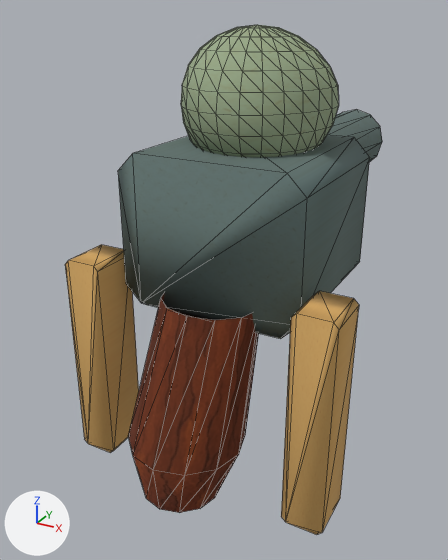
A saved change to the glTF model native/assets/style3d/weapon_ice-turret.glb.
Camera for both pictures: a 50 mm lens placed at (0.426, -0.756, 0.383), pointed at (-0.068, 0.141, -0.066). Every picture has the same lights, and +X, +Y and +Z are marked at lower left. The picture after the commit comes second. Mesh edges are drawn as thin lines. Where no turn or scale is listed for an object, it has been applied to the vertices. Vertices at exactly the same position are counted once.

Objects in the first picture: 'FoldedLeg-1', 'FoldedLeg1', 'FoldedTurretBody', 'Grip', 'TurretBarrel', 'TurretSensor'.
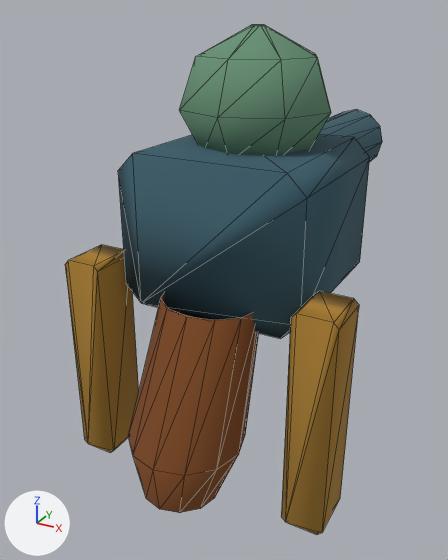
The edits, one by one:
Material 'Paint_395c69_0' (mat_paint_395c69_0) is new.
Its base color is (0.0409, 0.107, 0.141) (dark cyan #395c69).
Its roughness is 1.0.
Material 'Paint_689276_0' (mat_paint_689276_0) is new.
Its base color is (0.138, 0.287, 0.181) (green #689276).
Its roughness is 1.0.
Material 'Paint_a97e30_0' (mat_paint_a97e30_0) is new.
Its base color is (0.397, 0.209, 0.0296) (brown #a97e30).
Its roughness is 1.0.
Material 'Paint_804a20_1' (mat_paint_804a20_1) is new.
Its base color is (0.216, 0.0685, 0.0144) (brown #804a20).
Its roughness is 1.0.
me_grip has 36 vertices, 48 faces and spans x -0.09..0.09, y -0.19..0.05, z -0.3..-0.02.
me_grip no longer uses material mat_paint_a47a59_1.
me_grip gains material mat_paint_804a20_1 (brown #804a20).
me_foldedturretbody has 16 vertices, 28 faces and spans x -0.15..0.15, y -0.135..0.135, z -0.12..0.12.
me_foldedturretbody no longer uses material mat_paint_637d87_0.
me_foldedturretbody gains material mat_paint_395c69_0 (dark cyan #395c69).
me_foldedleg_1 has 16 vertices, 28 faces and spans x -0.032..0.032, y -0.04..0.04, z -0.175..0.175.
me_foldedleg_1 no longer uses material mat_paint_d9b77a_0.
me_foldedleg_1 gains material mat_paint_a97e30_0 (brown #a97e30).
me_foldedleg1 has 16 vertices, 28 faces and spans x -0.032..0.032, y -0.04..0.04, z -0.175..0.175.
me_foldedleg1 no longer uses material mat_paint_d9b77a_0.
me_foldedleg1 gains material mat_paint_a97e30_0 (brown #a97e30).
me_turretsensor is used by ob_turretsensor; location (0.0, 0.0, 0.0).
me_turretsensor had 279 vertices, 552 faces and spanned x -0.12..0.12, y -0.005..0.235, z 0.14..0.36.
me_turretsensor no longer uses material mat_paint_9fbba8_0.
me_turretsensor now has 40 vertices, 64 faces and spans x -0.12..0.12, y 0.0..0.24, z 0.14..0.36.
me_turretsensor part 1: 279 vertices removed from x -0.12..0.12, y -0.005..0.235, z 0.14..0.36; 40 vertices added at x -0.12..0.12, y 0.0..0.24, z 0.14..0.36.
me_turretsensor gains material mat_paint_689276_0 (green #689276).
me_turretbarrel has 52 vertices, 72 faces and spans x -0.065..0.065, y 0.0..0.43, z -0.065..0.065.
me_turretbarrel no longer uses material mat_paint_637d87_0.
me_turretbarrel gains material mat_paint_395c69_0 (dark cyan #395c69).

Where the change shows, as pixel boxes (x1, y1, x2, y2) in the pictures (448 x 560 px):
'FoldedTurretBody', recoloured
    both: (118, 135, 370, 339)
'Grip', recoloured
    both: (128, 292, 259, 513)
'TurretSensor', reshaped
    before: (181, 25, 339, 157)
    after: (179, 25, 331, 155)
'FoldedLeg1', recoloured (darker)
    both: (281, 291, 359, 535)
'FoldedLeg-1', recoloured (darker)
    both: (65, 245, 139, 453)
'TurretBarrel', recoloured
    both: (327, 109, 382, 162)
